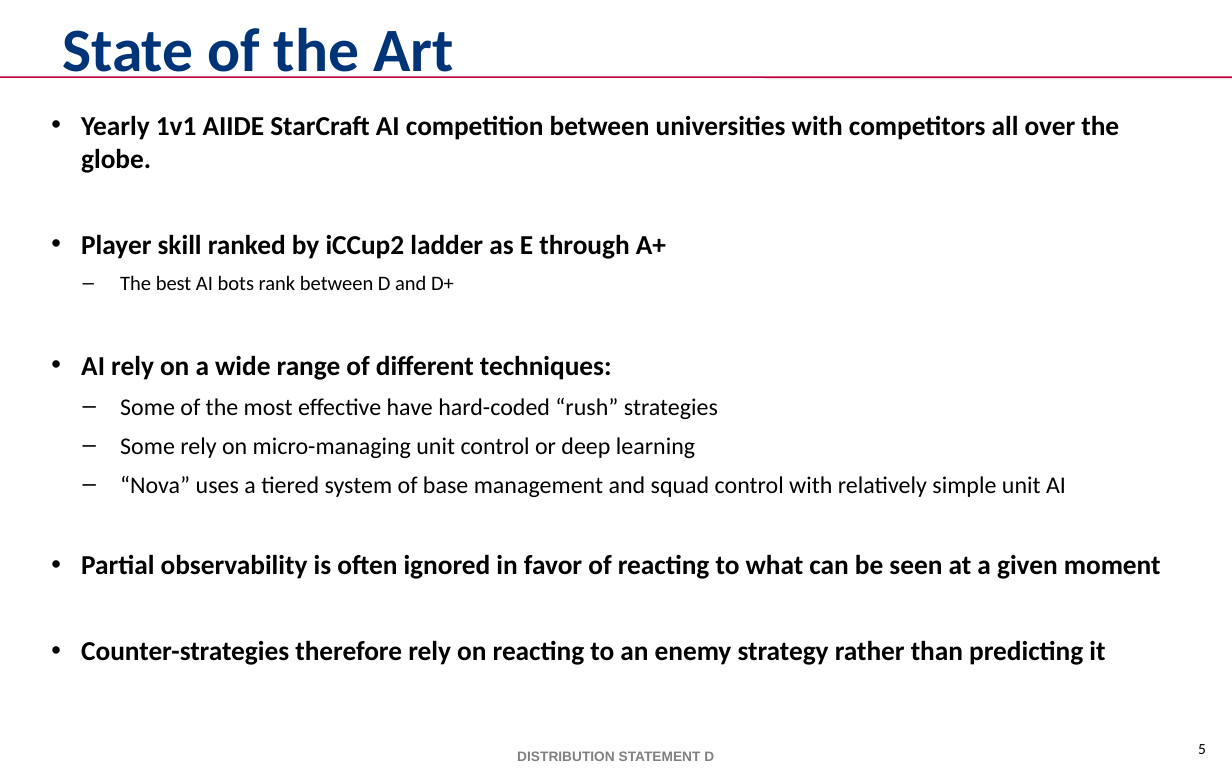
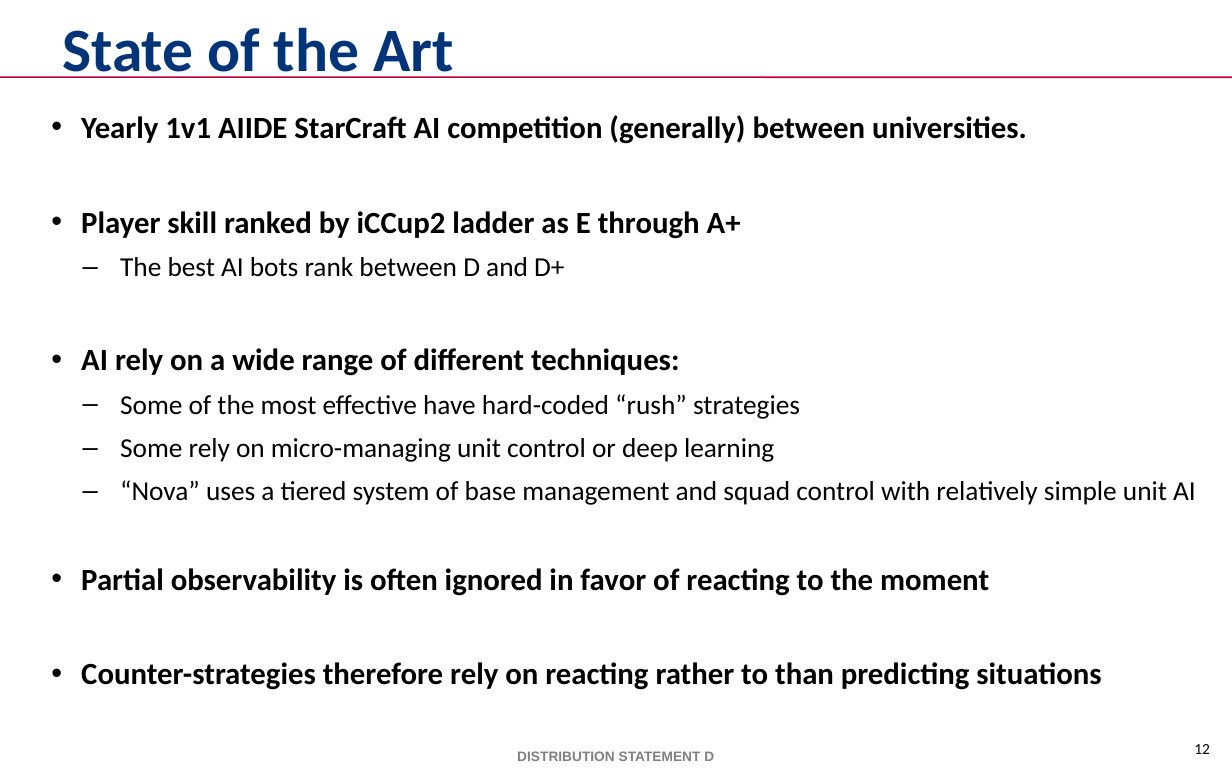
Before and after one commit to mikewkozak/IRE, a slide deck: slide 12 of Documentation/mkozak - Intent Recognition Engine.pptx (slide 5 before the commit). Drawn at 1232x770 pixels with LibreOffice and Linux fonts; fonts in the diff are those of the drawing; background and template pictures are left out. Boxes give left, top, right and bottom in pixels: in the first picture for what was removed or moved away, otherwise in the second. Text is boxed around its words. In the diff, an @@ line names an element or a change of style, - is before the commit and + after.

```diff
--- a/Documentation/mkozak - Intent Recognition Engine.pptx
+++ b/Documentation/mkozak - Intent Recognition Engine.pptx
@@ text at bbox=[81, 115, 1027, 144]: text changed; size 16 to 18 pt @@
-• Yearly 1v1 AIIDE StarCraft AI competition between universities with competitors all over the globe.
+• Yearly 1v1 AIIDE StarCraft AI competition (generally) between universities.
@@ text at bbox=[81, 211, 1196, 505]: size 16 to 18 pt in "Player skill ranked by iCCup2 ladder as ...", "AI rely on a wide range of ..."; size 12 to 16 pt in "The best AI bots rank between D ..."; size 14 to 16 pt in "Some of the most effective have hard-coded ...", "Some rely on micro-managing unit control or ...", "“Nova” uses a tiered system of base ..." @@
@@ text at bbox=[81, 568, 1101, 690]: text changed; size 16 to 18 pt @@
-• Partial observability is often ignored in favor of reacting to what can be seen at a given moment
-• Counter-strategies therefore rely on reacting to an enemy strategy rather than predicting it
+• Partial observability is often ignored in favor of reacting to the moment
+• Counter-strategies therefore rely on reacting rather to than predicting situations
@@ page number at bbox=[1194, 744, 1210, 754]: text changed @@
-5
+12
```
Also in this commit, not shown: 9 other slides changed, 21 slides added, 1 slide removed, 5 other files.
